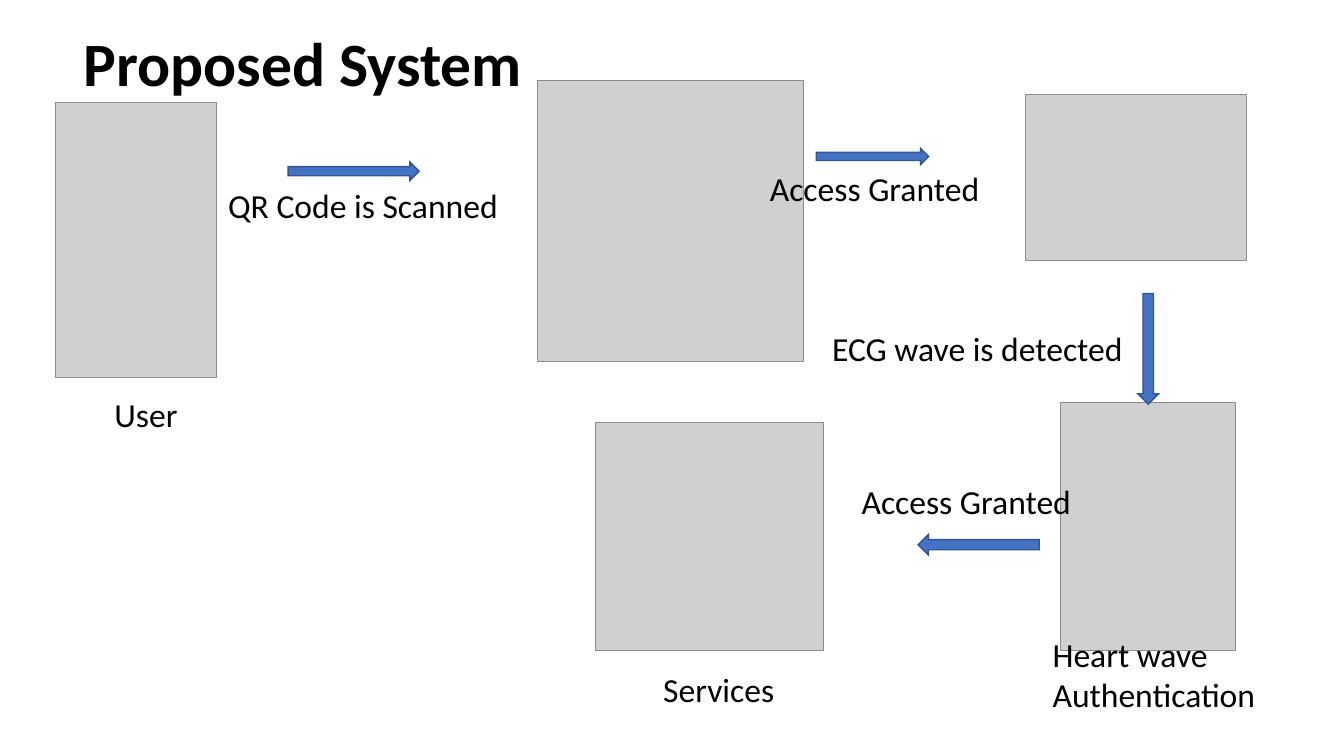
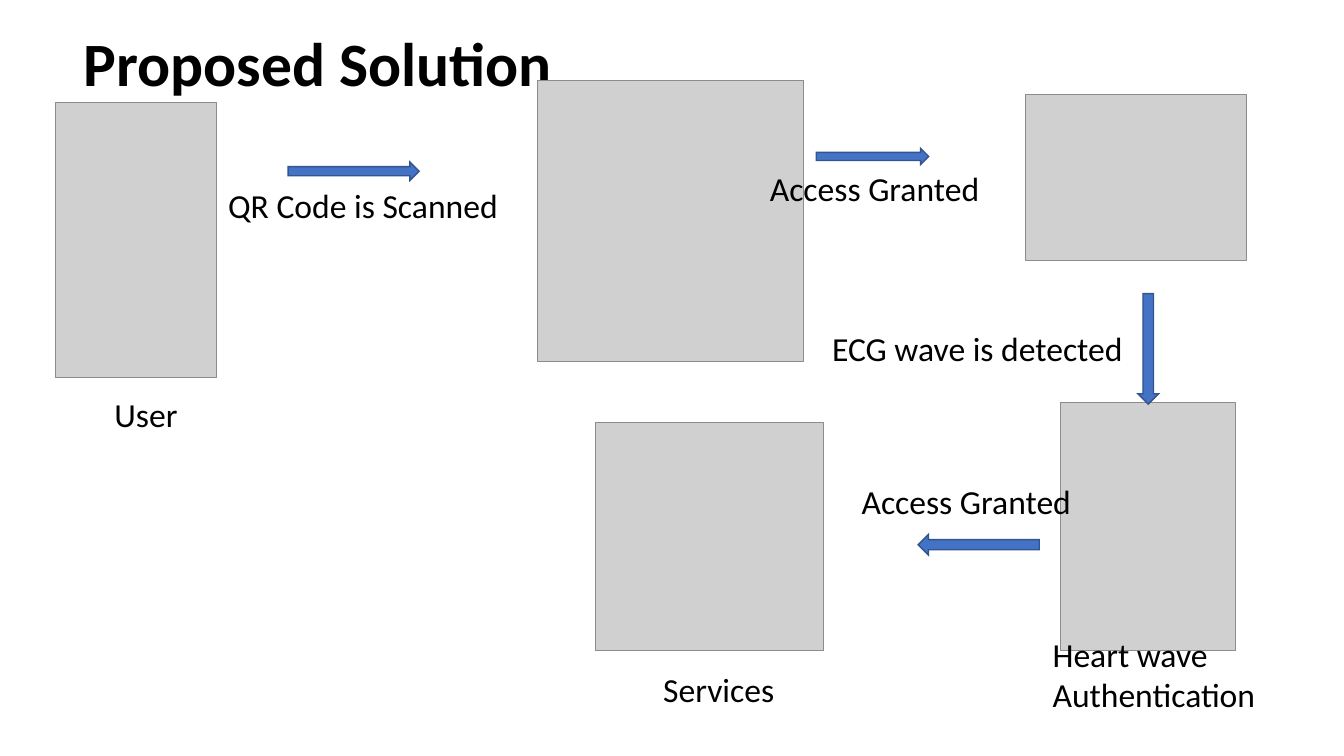
Before and after one commit to uma0441/TwoFactorAuthentication, a slide deck: slide 5 of Final.pptx. Drawn at 1344x756 pixels with LibreOffice and Linux fonts; fonts in the diff are those of the drawing; grey boxes stand for pictures. Boxes give left, top, right and bottom in pixels: in the first picture for what was removed or moved away, otherwise in the second. Text is boxed around its words. In the diff, an @@ line names an element or a change of style, - is before the commit and + after.

```diff
--- a/Final.pptx
+++ b/Final.pptx
@@ title at (84, 42, 551, 101): text changed @@
-Proposed System
+Proposed Solution
```
Also in this commit, not shown: 3 other slides changed.
